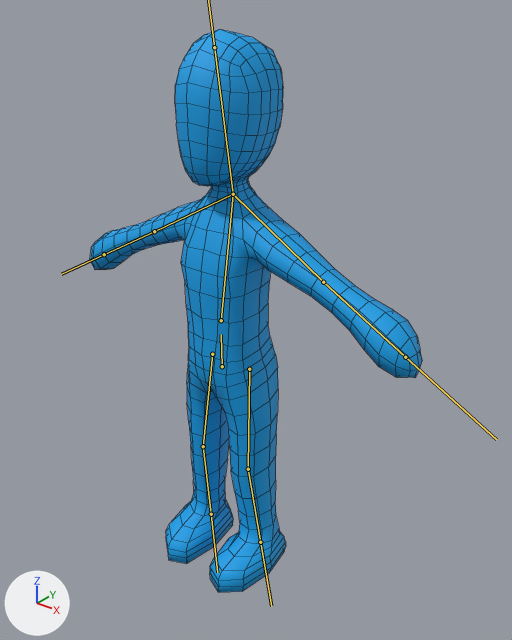
One commit to the FBX model Creatures/Human/Human.fbx: the scene before it, then after it.
Rendered twice from a 50 mm camera at (8.1, -9.06, 11.56) aimed at (0.34, 0.63, 5.55). The lights are fixed; the arrows at lower left show +X, +Y and +Z. The bones that bend it are drawn over the model as lines. Mesh edges are drawn as thin lines.

Names of what the first picture shows: 'Bob'.
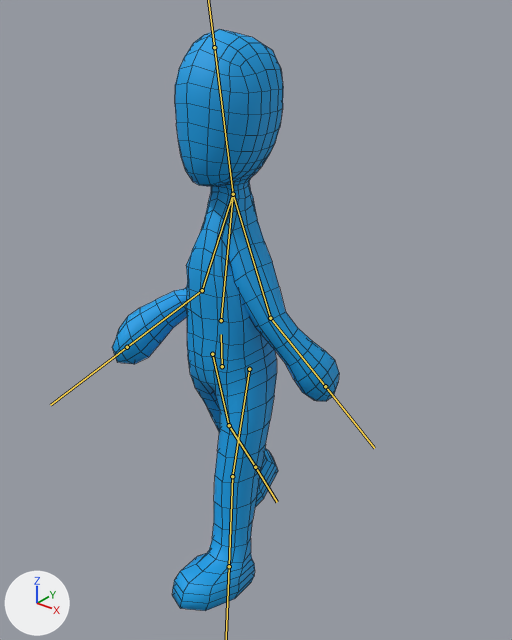
The newer file adds an action. The first version stands in its rest pose; the second is drawn at frame 1 of the action 'Pelvis|PelvisAction'.

Location of each change, (x1, y1, x2, y2) in pixels of the pictures (512 x 640 px):
'Bob', posed (32% narrower)
    before: (90, 29, 422, 592)
    after: (112, 29, 339, 611)
bone 'LShoulder', root to tip
    before: (233, 194) to (323, 282)
    after: (233, 194) to (270, 318)
bone 'LElbow', root to tip
    before: (323, 282) to (405, 357)
    after: (270, 318) to (325, 386)
bone 'RShoulder', root to tip
    before: (233, 194) to (154, 231)
    after: (233, 194) to (202, 290)
bone 'RElbow', root to tip
    before: (154, 231) to (104, 254)
    after: (202, 290) to (127, 347)
bone 'LHip', root to tip
    before: (249, 369) to (248, 469)
    after: (249, 369) to (232, 476)
bone 'LKnee', root to tip
    before: (248, 469) to (260, 542)
    after: (232, 476) to (229, 566)
bone 'RHip', root to tip
    before: (212, 354) to (203, 446)
    after: (212, 354) to (229, 425)

The edits, one by one:
Bone 'LShoulder' (bone_lshoulder) turns from (0, 0, 0) to (-37, -2, 1) degrees about its own x, y and z.
Bone 'LElbow' (bone_lelbow) turns from (0, 0, 0) to (2, 11, 25) degrees about its own x, y and z.
Bone 'RShoulder' (bone_rshoulder) turns from (0, 0, 0) to (-37, -3, -8) degrees about its own x, y and z.
Bone 'RElbow' (bone_relbow) turns from (0, 0, 0) to (19, 16, 57) degrees about its own x, y and z.
Bone 'LHip' (bone_lhip) turns from (0, 0, 0) to (1, -1, -13) degrees about its own x, y and z.
Bone 'LKnee' (bone_lknee) turns from (0, 0, 0) to (2, 0, 0) degrees about its own x, y and z.
Bone 'RHip' (bone_rhip) turns from (0, 0, 0) to (-9, -3, -20) degrees about its own x, y and z.
